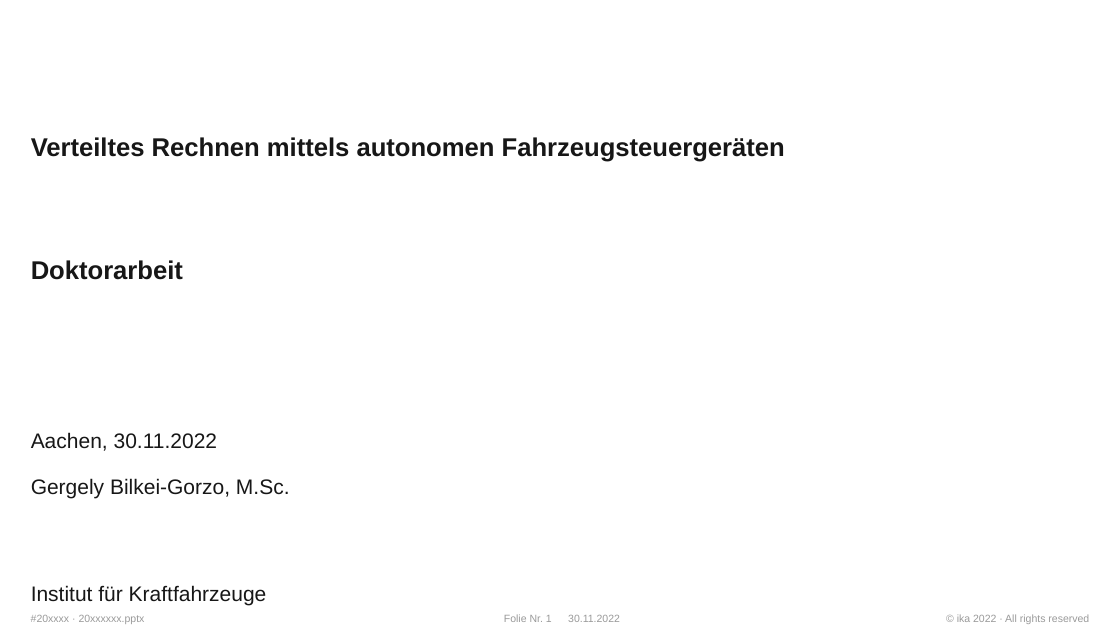
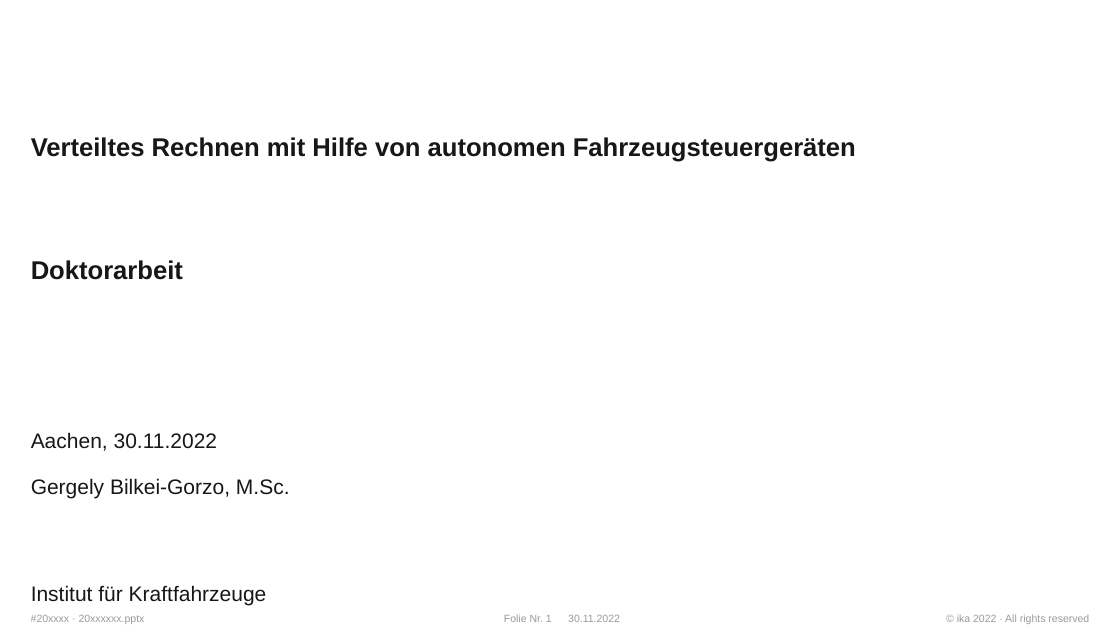
Before and after one commit to WhR4Ven/Diss_Dokument, a slide deck: slide 1 of Vortrag/Themenstellung.pptx. Drawn at 1120x630 pixels with LibreOffice and Linux fonts; fonts in the diff are those of the drawing; background and template pictures are left out. Boxes give left, top, right and bottom in pixels: in the first picture for what was removed or moved away, otherwise in the second. Text is boxed around its words. In the diff, an @@ line names an element or a change of style, - is before the commit and + after.

```diff
--- a/Vortrag/Themenstellung.pptx
+++ b/Vortrag/Themenstellung.pptx
@@ title at [31,137,856,162]: text changed @@
-Verteiltes Rechnen mittels autonomen Fahrzeugsteuergeräten
+Verteiltes Rechnen mit Hilfe von autonomen Fahrzeugsteuergeräten
```
Also in this commit, not shown: 15 other files.
